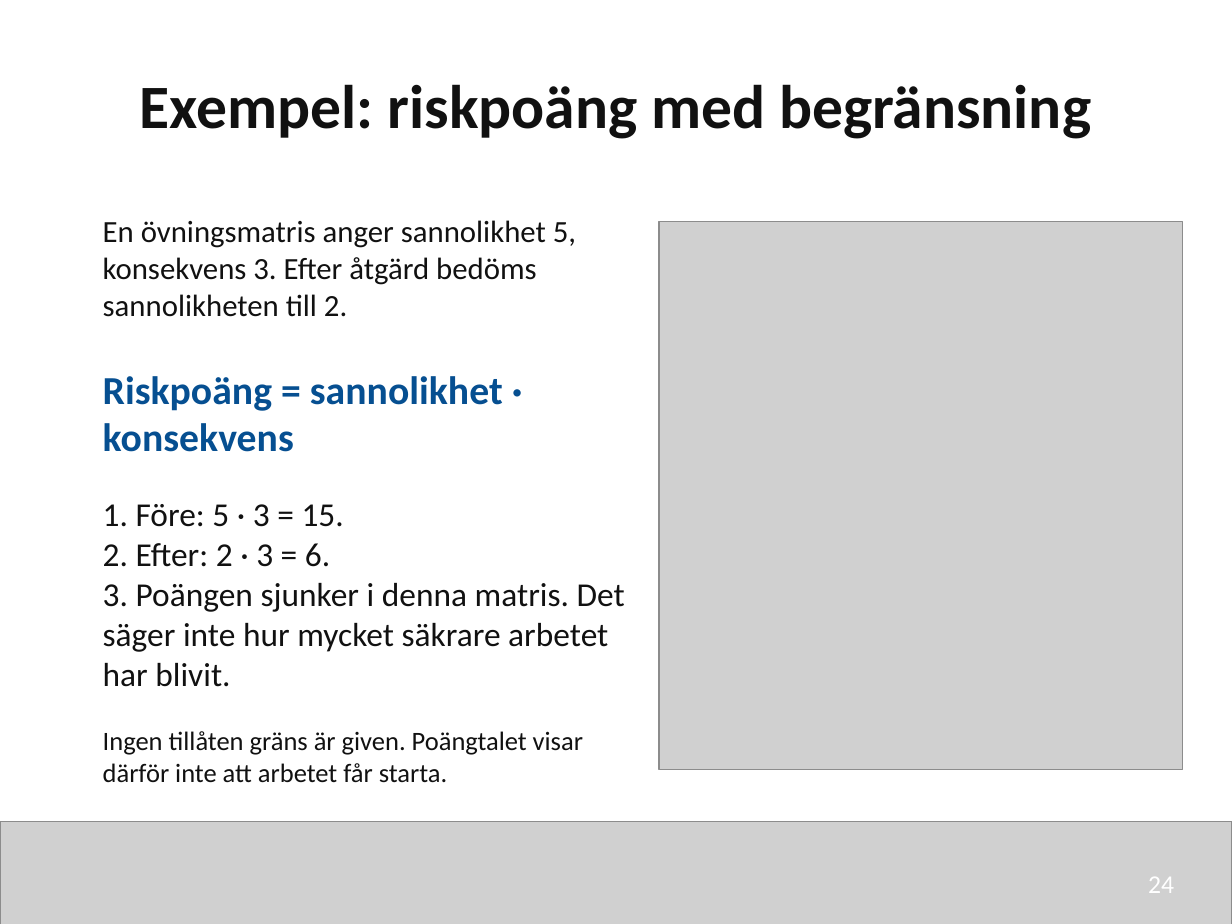
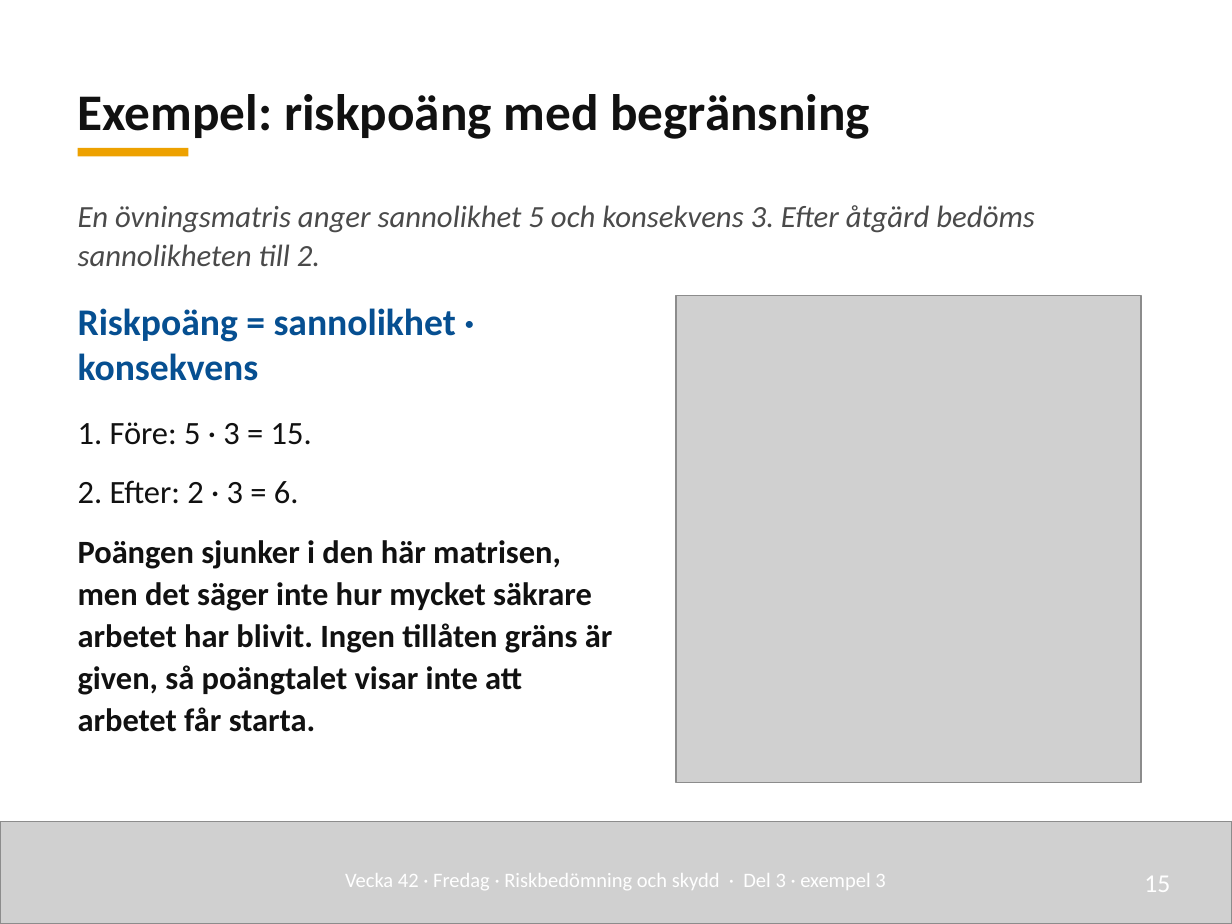
Before and after one commit to nj22az/nj22az.github.io, a slide deck: slide 15 of sjoskolan/vecka-42/aktuell/v42_03_Riskbedomning_och_skydd_elev.pptx (slide 24 before the commit). Drawn at 1232x924 pixels with LibreOffice and Linux fonts; fonts in the diff are those of the drawing; grey boxes stand for pictures. Boxes give left, top, right and bottom in pixels: in the first picture for what was removed or moved away, otherwise in the second. Text is boxed around its words. In the diff, an @@ line names an element or a change of style, - is before the commit and + after.

```diff
--- a/sjoskolan/vecka-42/aktuell/v42_03_Riskbedomning_och_skydd_elev.pptx
+++ b/sjoskolan/vecka-42/aktuell/v42_03_Riskbedomning_och_skydd_elev.pptx
@@ text "Exempel: riskpoäng med begränsning": place and size @@
-text "Exempel: riskpoäng med begränsning" at <box>140,84,1091,139</box>
+text "Exempel: riskpoäng med begränsning" at <box>78,94,870,139</box>
@@ text "Exempel: riskpoäng med begränsning" at <box>78,94,870,139</box>: size 36 to 30 pt; alignment centre to left; line spacing 1 to 1.08; vertical alignment top to bottom @@
@@ rectangle added at <box>78,148,188,156</box>, fill #EDA100 @@
@@ text at <box>78,205,1034,266</box>: text changed; text colour #111111 to #4A4A4A; italic on @@
-En övningsmatris anger sannolikhet 5, konsekvens 3. Efter åtgärd bedöms sannolikheten till 2.
+En övningsmatris anger sannolikhet 5 och konsekvens 3. Efter åtgärd bedöms sannolikheten till 2.
@@ text "Riskpoäng = sannolikhet · konsekvens": place and size @@
-text "Riskpoäng = sannolikhet · konsekvens" at <box>103,504,625,687</box>
+text "Riskpoäng = sannolikhet · konsekvens" at <box>78,308,613,732</box>
@@ picture: place and size @@
-picture at <box>659,222,1183,770</box>
+picture at <box>676,296,1141,782</box>
@@ text at <box>78,308,456,381</box>: paragraph added @@
+Riskpoäng = sannolikhet · konsekvens
@@ text removed at <box>103,376,503,452</box> @@
-Riskpoäng = sannolikhet · konsekvens
@@ text at <box>78,422,312,504</box>: size 19.5 to 19 pt in "1. Före: 5 · 3 = 15.", "2. Efter: 2 · 3 = 6."; line spacing 1 to 1.08; more space between paragraphs @@
@@ text at <box>78,540,613,732</box>: text changed; size 19.5 to 19 pt; bold on @@
-3. Poängen sjunker i denna matris. Det säger inte hur mycket säkrare arbetet har blivit.
+Poängen sjunker i den här matrisen, men det säger inte hur mycket säkrare arbetet har blivit. Ingen tillåten gräns är given, så poängtalet visar inte att arbetet får starta.
@@ text removed at <box>103,731,583,783</box> @@
-Ingen tillåten gräns är given. Poängtalet visar därför inte att arbetet får starta.
@@ text added at <box>345,873,885,890</box>, 12 pt, text #FFFFFF @@
+Vecka 42 · Fredag · Riskbedömning och skydd · Del 3 · exempel 3
@@ text added at <box>1144,876,1170,892</box>, 15 pt, text #FFFFFF @@
+15
@@ text removed at <box>1148,877,1174,893</box> @@
-24
```
Also in this commit, not shown: 9 other slides changed, 11 slides added, 26 slides removed, 49 other files.
